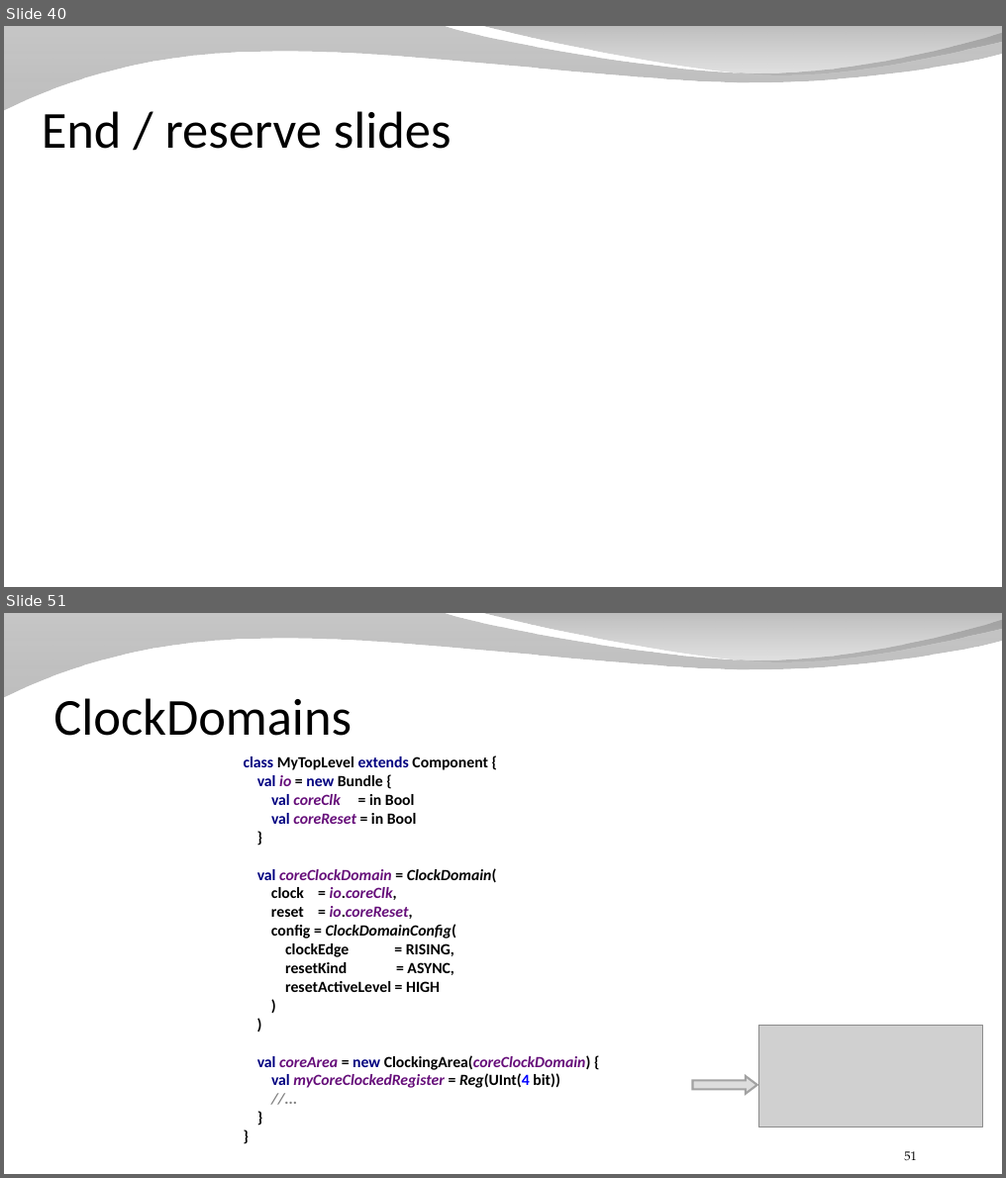
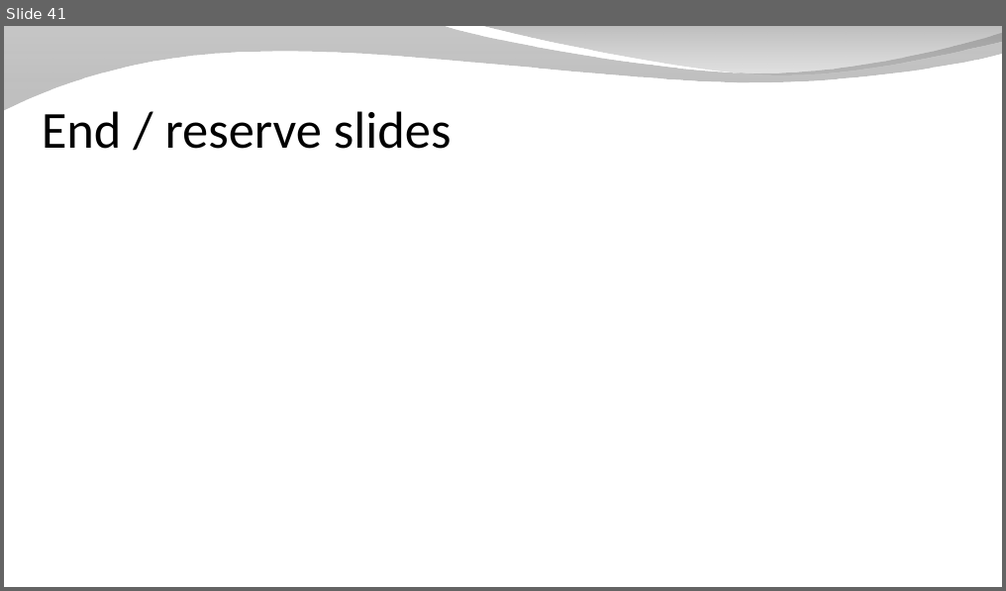
Before and after one commit to SpinalHDL/SpinalDoc, a slide deck: presentation/en/presentation_move_forward.odp. Shown one above the other, each under a label of ours: slides 40 and 51 before the commit, slide 41 after it; the slides between them are not shown. The pictures are 1006x1178 and 1006x591 pixels, drawn with LibreOffice and Linux fonts; fonts in the diff are those of the drawing; grey boxes stand for pictures; background and template pictures are left out. Boxes give left, top, right and bottom in pixels: in the first picture for what was removed or moved away, otherwise in the second. Text is boxed around its words. In the diff, an @@ line names an element or a change of style, - is before the commit and + after.

```diff
--- a/presentation/en/presentation_move_forward.odp
+++ b/presentation/en/presentation_move_forward.odp
@@ slide 51 removed at box(4, 613, 1002, 1174), background picture (left out); not listed: 2 template elements that a slide beside it also shows @@
@@ title removed at box(54, 698, 351, 736) @@
-ClockDomains
@@ text removed at box(244, 757, 591, 1088) @@
-class MyTopLevel extends Component {
-val io = new Bundle {
-val coreClk = in Bool
-val coreReset = in Bool
-}
-val coreClockDomain = ClockDomain(
-clock = io.coreClk,
-reset = io.coreReset,
-config = ClockDomainConfig(
-clockEdge = RISING,
-resetKind = ASYNC,
-resetActiveLevel = HIGH
-)
-)
-val coreArea = new ClockingArea(coreClockDomain) {
-val myCoreClockedRegister = Reg(UInt(4 bit))
-//...
-}
-}
@@ picture removed at box(758, 1025, 982, 1128) @@
@@ right arrow removed at box(692, 1076, 756, 1094) @@
@@ page number removed at box(904, 1152, 917, 1161) @@
-51
@@ what was slide 40 is now slide 41 @@
```
Also in this commit, not shown: 10 slides changed, 2 slides added, 54 other slides removed, 9 other files.
